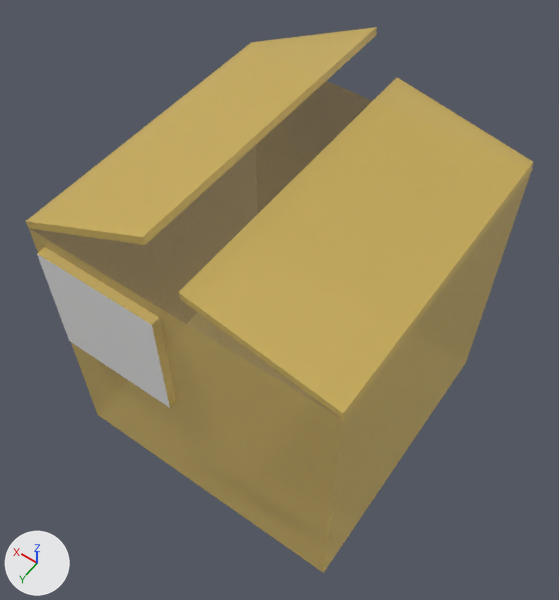
Before and after pictures for a commit that changed the FBX model Assets/Models/parcel.fbx.
One viewpoint serves both versions: a camera (50 mm lens) standing at (-0.898, 1.28, 1.976) and looking at (-0.024, 0.057, 0.055). The lights are fixed; the arrows at lower left show +X, +Y and +Z. The first picture is the older version. Where no turn or scale is listed for an object, it has been applied to the vertices.

The first picture shows 'Parcel'.
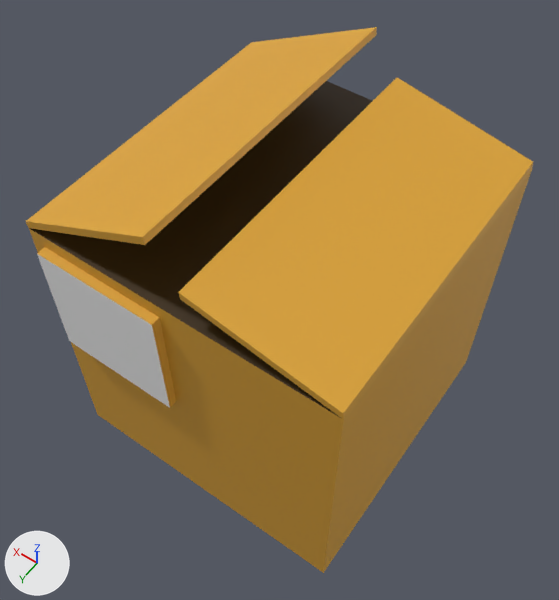
Commit message: Brighten Parcel

Location of each change, (x1, y1, x2, y2) in pixels of the pictures (559 x 600 px):
'Parcel', surface changed, recoloured: (26, 27, 533, 573) in both

What the commit changed:
Picture 'Palette.png' (img_palette_png) is now built by load_image('Palette.png', '../Textures/Palette/Palette.png', 48, 60, 'sRGB') instead of load_image('Palette.png', '../Textures/Palette/Palette.png', 48, 60, 'Non-Color').
Material 'Main Material' (mat_main_material) is new.
Its texture is img_palette_png.
me_cube_055 has 36 vertices, 25 faces and spans x -0.519..0.484, y -0.495..0.534, z -0.543..0.708.
me_cube_055 is used by ob_parcel; location (0.0, 0.0, 0.0).
me_cube_055 no longer uses material mat_material_011.
me_cube_055 part 1: texture (UV) coordinates of 23 of 25 faces, centred in x -0.519..0.483, y -0.495..0.52, z -0.543..0.695, changed; they spanned u 0.99..0.99, v 0.96..0.96 and now span u 0.95..0.95, v 0.97..0.97.
me_cube_055 gains material mat_main_material (picture img_palette_png).
